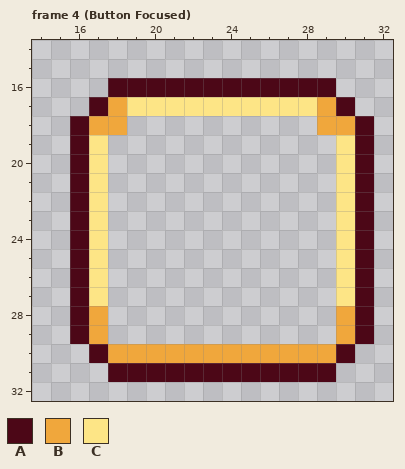
File history of a pixel-art file, Sprites/UI/theme_assets.ase. This is how it looked before the edit.
48x48 pixels, 59 frames. Shown: frame 4 (Button Focused): x 14..32, y 14..32.
Visible layers, top first: "Layer 2", "Layer 1".
Palette (. is transparent): A #4c0717  B #f0a73c  C #fde586
Pixels before, frame 4 (Button Focused), first column x 16:
16 ..AAAAAAAAAAAA..
17 .ABCCCCCCCCCCBA.
18 ABB..........BBA
19 AC............CA
20 AC............CA
21 AC............CA
22 AC............CA
23 AC............CA
24 AC............CA
25 AC............CA
26 AC............CA
27 AC............CA
28 AB............BA
29 AB............BA
30 .ABBBBBBBBBBBBA.
31 ..AAAAAAAAAAAA..
And afterwards:
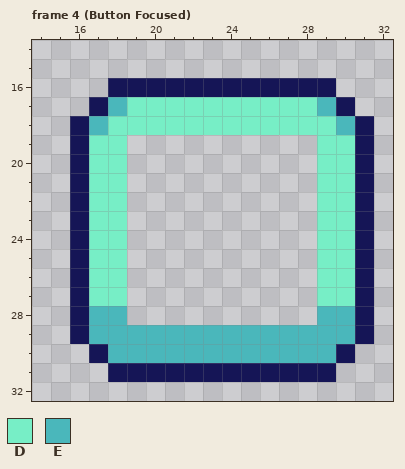
Colours new in this view: D #77eec6  E #4ab7bb
Change:
{"colour":"A","old":"#4c0717","new":"#151556"}
{"where": "frame 4 (Button Focused), layer \"Layer 1\""}
{"frame":4,"y":17,"x":18,"old":"BCCCCCCCCCCB","new":"EDDDDDDDDDDE"}
{"frame":4,"y":18,"x":17,"old":"BB..........BB","new":"EDDDDDDDDDDDDE"}
{"frame":4,"y":19,"x":17,"old":"C.","new":"DD"}
{"frame":4,"y":19,"x":29,"old":".C","new":"DD"}
{"frame":4,"y":20,"x":17,"old":"C.","new":"DD"}
{"frame":4,"y":20,"x":29,"old":".C","new":"DD"}
{"frame":4,"y":21,"x":17,"old":"C.","new":"DD"}
{"frame":4,"y":21,"x":29,"old":".C","new":"DD"}
{"frame":4,"y":22,"x":17,"old":"C.","new":"DD"}
{"frame":4,"y":22,"x":29,"old":".C","new":"DD"}
{"frame":4,"y":23,"x":17,"old":"C.","new":"DD"}
{"frame":4,"y":23,"x":29,"old":".C","new":"DD"}
{"frame":4,"y":24,"x":17,"old":"C.","new":"DD"}
{"frame":4,"y":24,"x":29,"old":".C","new":"DD"}
{"frame":4,"y":25,"x":17,"old":"C.","new":"DD"}
{"frame":4,"y":25,"x":29,"old":".C","new":"DD"}
{"frame":4,"y":26,"x":17,"old":"C.","new":"DD"}
{"frame":4,"y":26,"x":29,"old":".C","new":"DD"}
{"frame":4,"y":27,"x":17,"old":"C.","new":"DD"}
{"frame":4,"y":27,"x":29,"old":".C","new":"DD"}
{"frame":4,"y":28,"x":17,"old":"B.","new":"EE"}
{"frame":4,"y":28,"x":29,"old":".B","new":"EE"}
{"frame":4,"y":29,"x":17,"old":"B............B","new":"EEEEEEEEEEEEEE"}
{"frame":4,"y":30,"x":18,"old":"BBBBBBBBBBBB","new":"EEEEEEEEEEEE"}
{"label":"changed","picture_box":[70,78,374,382]}
